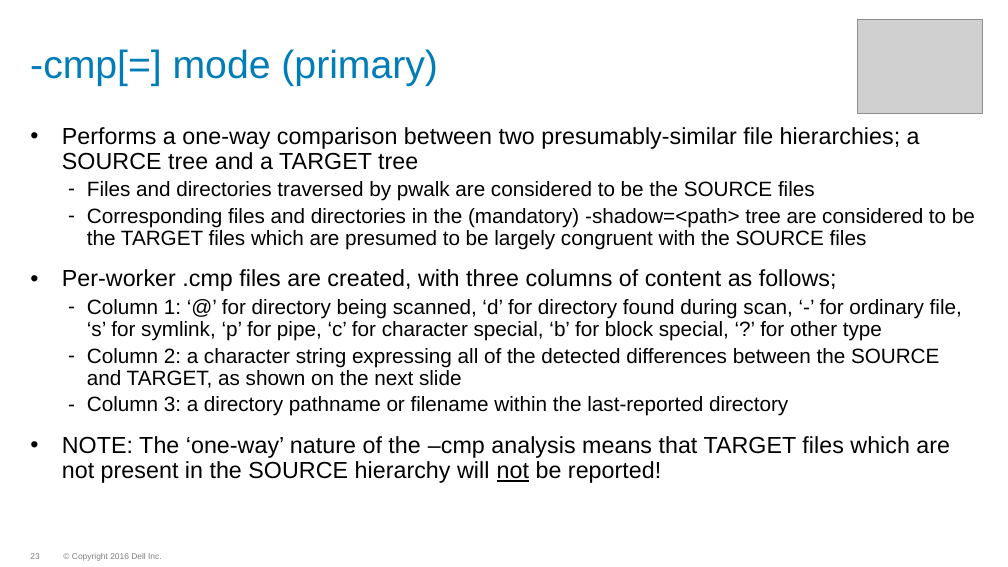
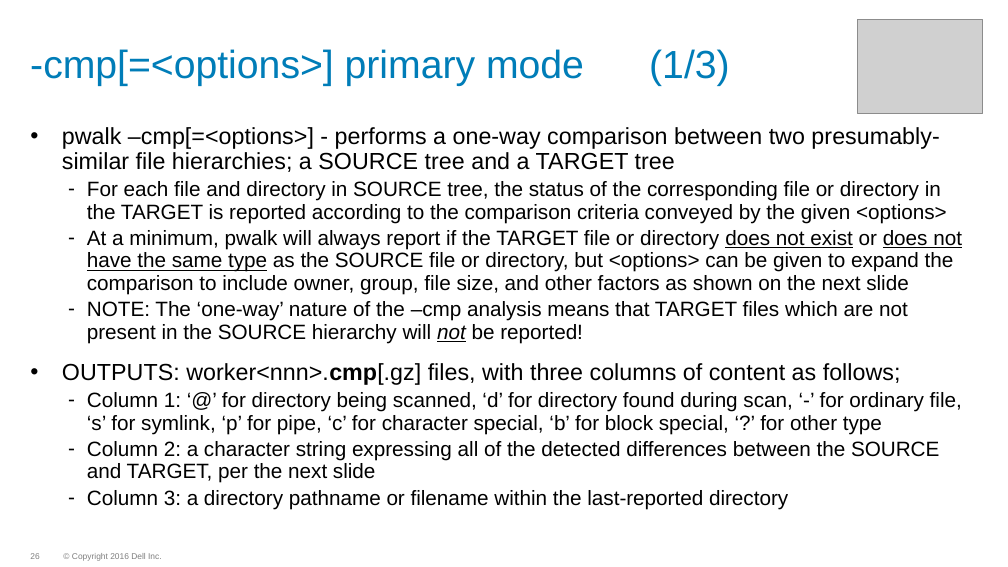
Before and after one commit to WhizBob/pwalk, a slide deck: slide 26 of doc/pwalk_slides.pptx (slide 23 before the commit). Drawn at 1008x567 pixels with LibreOffice and Linux fonts; fonts in the diff are those of the drawing; grey boxes stand for pictures; background and template pictures are left out. Boxes give left, top, right and bottom in pixels: in the first picture for what was removed or moved away, otherwise in the second. Text is boxed around its words. In the diff, an @@ line names an element or a change of style, - is before the commit and + after.

```diff
--- a/doc/pwalk_slides.pptx
+++ b/doc/pwalk_slides.pptx
@@ title at box(30, 49, 730, 86): text changed @@
--cmp[=] mode (primary)
+-cmp[=<options>] primary mode (1/3)
@@ text at box(62, 127, 962, 385): text changed @@
-• Performs a one-way comparison between two presumably-similar file hierarchies; a SOURCE tree and a TARGET tree
-  – Files and directories traversed by pwalk are considered to be the SOURCE files
-  – Corresponding files and directories in the (mandatory) -shadow=<path> tree are considered to be the TARGET files which are presumed to be largely congruent with the SOURCE files
-• Per-worker .cmp files are created, with three columns of content as follows;
+• pwalk –cmp[=<options>] - performs a one-way comparison between two presumably-similar file hierarchies; a SOURCE tree and a TARGET tree
+  – For each file and directory in SOURCE tree, the status of the corresponding file or directory in the TARGET is reported according to the comparison criteria conveyed by the given <options>
+  – At a minimum, pwalk will always report if the TARGET file or directory does not exist or does not have the same type as the SOURCE file or directory, but <options> can be given to expand the comparison to include owner, group, file size, and other factors as shown on the next slide
+  – NOTE: The ‘one-way’ nature of the –cmp analysis means that TARGET files which are not present in the SOURCE hierarchy will not be reported!
+• OUTPUTS: worker<nnn>.cmp[.gz] files, with three columns of content as follows;
@@ text at box(62, 436, 950, 483): paragraph removed @@
-• NOTE: The ‘one-way’ nature of the –cmp analysis means that TARGET files which are not present in the SOURCE hierarchy will not be reported!
@@ text at box(87, 441, 939, 483): text changed @@
-  – Column 2: a character string expressing all of the detected differences between the SOURCE and TARGET, as shown on the next slide
+  – Column 2: a character string expressing all of the detected differences between the SOURCE and TARGET, per the next slide
```
Also in this commit, not shown: 17 other slides changed, 8 slides added, 11 other files.
